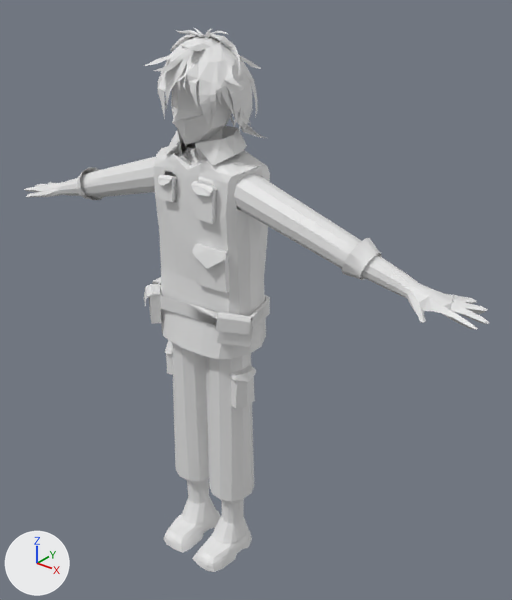
Two versions of the Blender file Victoria/VictoriaMixamoRig.blend, one commit apart.
Rendered twice from a 50 mm camera at (1.283, -1.311, 1.797) aimed at (0.091, 0.179, 0.874). Every picture has the same lights, and +X, +Y and +Z are marked at lower left.

The first picture shows 'hans', 'hed', 'hed.001', 'neck', 'shoes', 'shtans', 'upper_hair', 'west', 'пояс'.
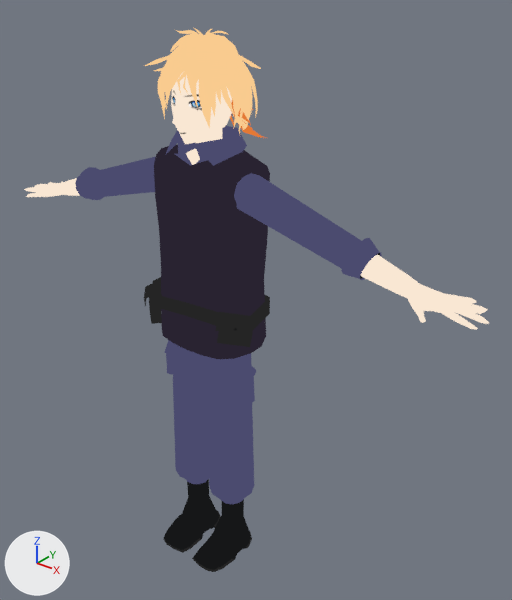
What differs and where, as boxes [x1, y1, x2, y2] in the pictures (512 x 600 px):
'west', recoloured (grey to black)
    both: [154, 144, 270, 359]
'hans', recoloured
    both: [24, 153, 489, 330]
'shtans', recoloured (grey to blue)
    both: [165, 340, 256, 504]
'upper_hair', recoloured (white to beige)
    both: [145, 28, 261, 134]
'shoes', recoloured (white to black)
    both: [164, 479, 252, 572]
'пояс', recoloured (grey to black)
    both: [144, 277, 270, 347]
'hed', recoloured (grey to white)
    both: [171, 74, 232, 144]
'neck', recoloured (grey to blue)
    both: [165, 126, 247, 166]
'hed.001', recoloured (grey to orange)
    both: [230, 100, 266, 139]

Edits to the bpy script that builds the scene:
```text
Add img_texture_png:
    img_texture_png = load_image('texture.png', 'texture.png', 4096, 4096, 'sRGB')
Add mat_material:
    mat_material = emission_material('Material')
    mat_material.texture = img_texture_png
Change me_westmesh_001:
    where me_westmesh_001.from_pydata(...)  # 247 vertices, 456 faces; spans x -0.182..0.182, y 0.832..1.454, z -0.188..0.037
    add me_westmesh_001.materials.append(mat_material)  # picture img_texture_png
Change me_neckmesh_001:
    where me_neckmesh_001.from_pydata(...)  # 61 vertices, 100 faces; spans x -0.126..0.126, y 1.386..1.538, z -0.165..-0.008
    add me_neckmesh_001.materials.append(mat_material)  # picture img_texture_png
Change me_hansmesh_001:
    where me_hansmesh_001.from_pydata(...)  # 458 vertices, 792 faces; spans x -0.89..0.89, y 1.16..1.41, z -0.17..0.03
    add me_hansmesh_001.materials.append(mat_material)  # picture img_texture_png
Change me_shoesmesh_001:
    where me_shoesmesh_001.from_pydata(...)  # 292 vertices, 576 faces; spans x -0.146..0.146, y -0.01..0.22, z -0.164..0.089
    add me_shoesmesh_001.materials.append(mat_material)  # picture img_texture_png
Change me_shtansmesh_001:
    where me_shtansmesh_001.from_pydata(...)  # 264 vertices, 500 faces; spans x -0.185..0.185, y 0.212..1.012, z -0.154..0.003
    add me_shtansmesh_001.materials.append(mat_material)  # picture img_texture_png
Change me_поясmesh_001:
    where me_поясmesh_001.from_pydata(...)  # 116 vertices, 224 faces; spans x -0.225..0.213, y 0.88..1.009, z -0.197..0.062
    add me_поясmesh_001.materials.append(mat_material)  # picture img_texture_png
Change me_upper_hairmesh_001:
    where me_upper_hairmesh_001.from_pydata(...)  # 506 vertices, 798 faces; spans x -0.165..0.168, y 1.504..1.778, z -0.244..0.108
    add me_upper_hairmesh_001.materials.append(mat_material)  # picture img_texture_png
Change me_hedmesh_001:
    where me_hedmesh_001.from_pydata(...)  # 64 vertices, 124 faces; spans x -0.095..0.095, y 1.478..1.73, z -0.179..0.047
    add me_hedmesh_001.materials.append(mat_material)  # picture img_texture_png
Change me_hed_001mesh_001:
    where me_hed_001mesh_001.from_pydata(...)  # 125 vertices, 192 faces; spans x -0.148..0.148, y 1.459..1.734, z -0.258..-0.002
    add me_hed_001mesh_001.materials.append(mat_material)  # picture img_texture_png
```
